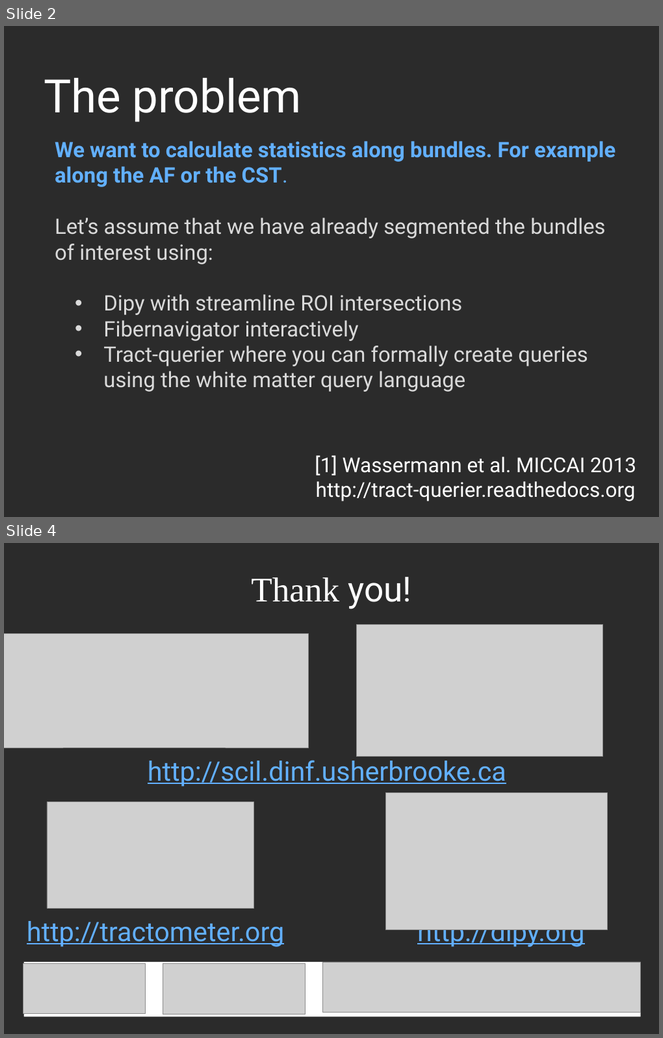
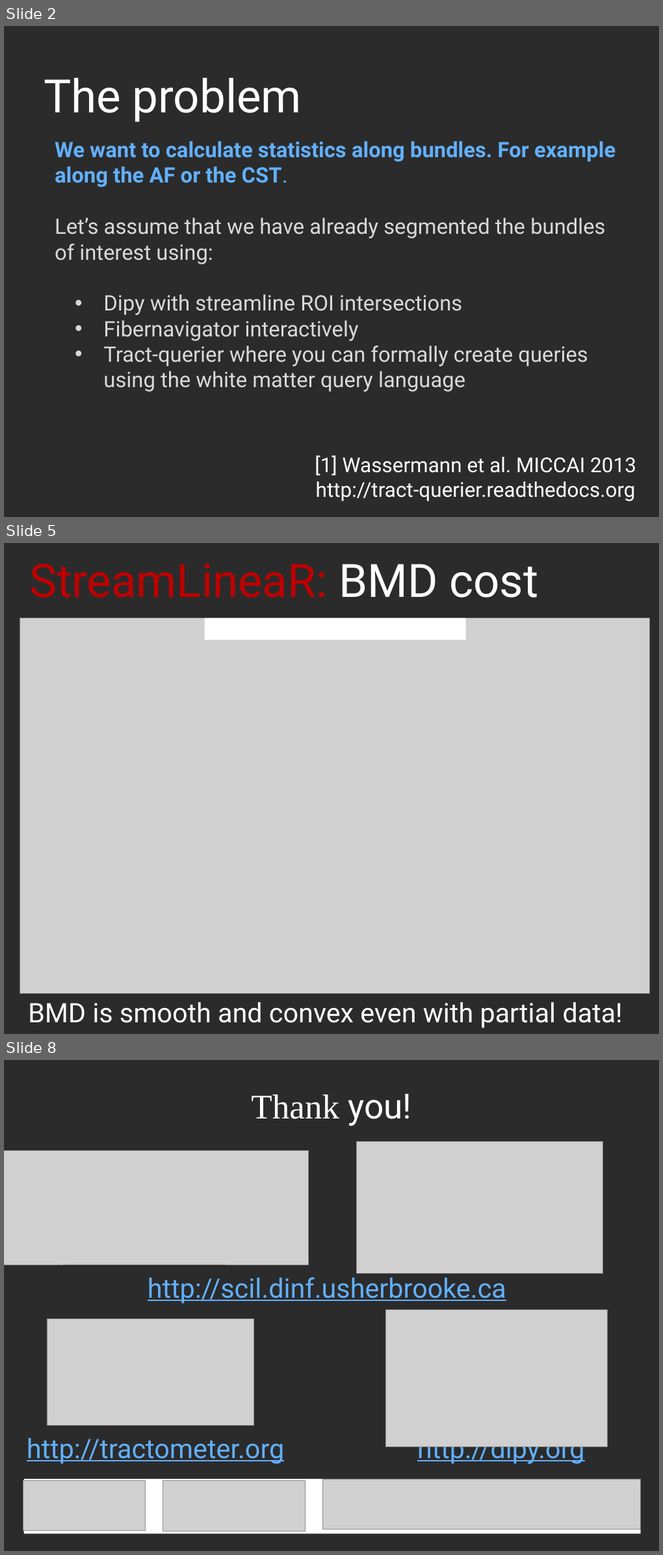
Before and after one commit to Garyfallidis/meta_didaktoriko, a slide deck: ismrm2014/oral/bundle_alignment.ppt. Shown one above the other, each under a label of ours: slides 2 and 4 before the commit, slides 2, 5 and 8 after it; the slides between them are not shown. The pictures are 663x1038 and 663x1555 pixels, drawn with LibreOffice and Linux fonts; fonts in the diff are those of the drawing; grey boxes stand for pictures; background and template pictures are left out; a plain dark background stands for a picture behind light text. Boxes give left, top, right and bottom in pixels: in the first picture for what was removed or moved away, otherwise in the second. Text is boxed around its words. In the diff, an @@ line names an element or a change of style, - is before the commit and + after.

```diff
--- a/ismrm2014/oral/bundle_alignment.ppt
+++ b/ismrm2014/oral/bundle_alignment.ppt
@@ slide 5 added at [4, 543, 659, 1034], background picture (left out) @@
@@ title added at [29, 564, 538, 598], 72 pt, text #C00000 @@
+StreamLineaR: BMD cost
@@ picture added at [20, 618, 649, 994] @@
@@ rectangle added at [204, 618, 466, 640], fill #FFFFFF @@
@@ text added at [28, 1003, 623, 1029], 42 pt, text #FFFFFF @@
+BMD is smooth and convex even with partial data!
@@ what was slide 4 is now slide 8 @@
```
Also in this commit, not shown: 1 slide changed, 3 other slides added, 3 other files.
